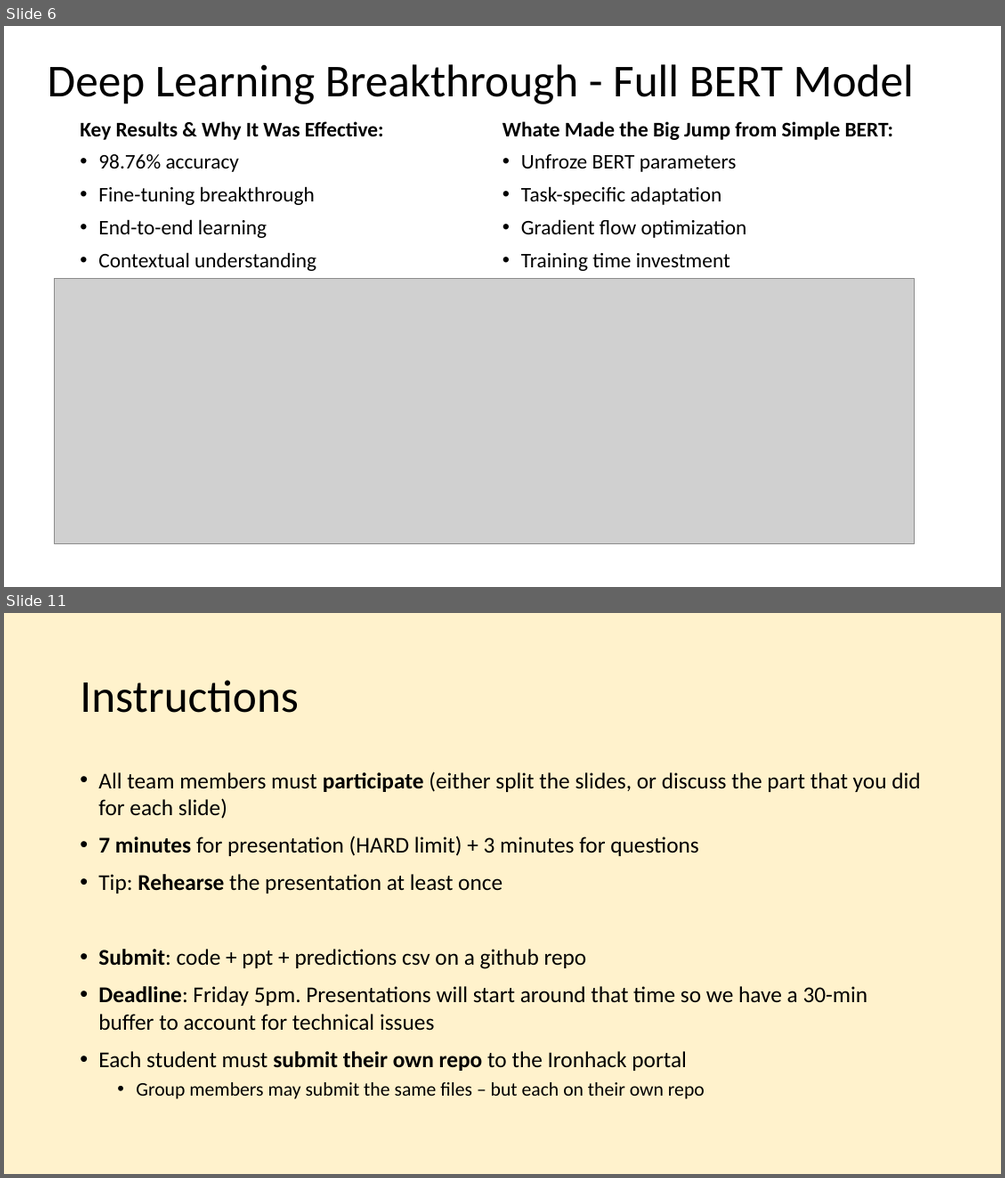
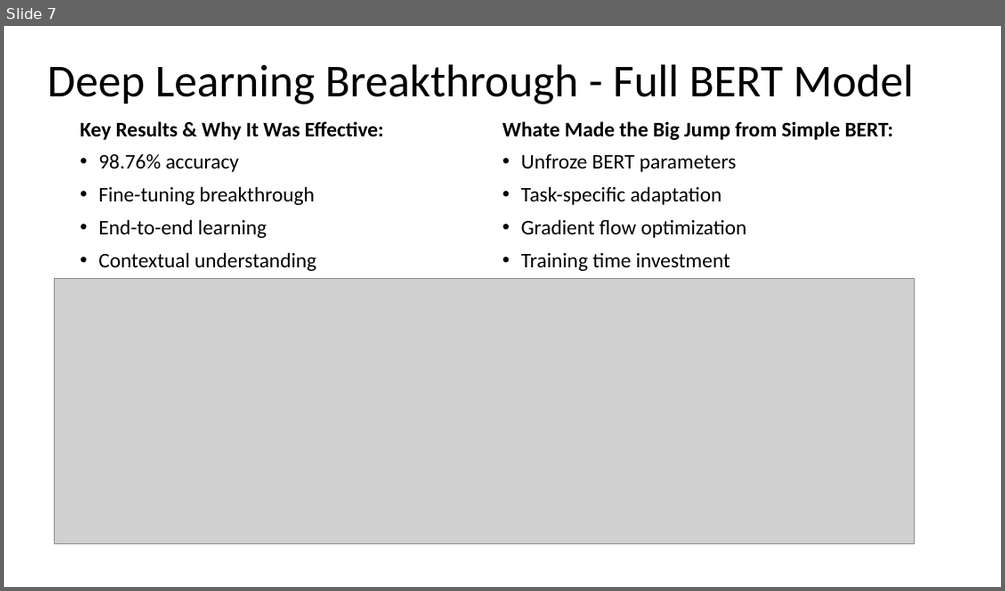
Before and after one commit to JeanDenisD/project-nlp-challenge, a slide deck: g2_presentation.pptx. Shown one above the other, each under a label of ours: slides 6 and 11 before the commit, slide 7 after it; the slides between them are not shown. The pictures are 1005x1178 and 1005x591 pixels, drawn with LibreOffice and Linux fonts; fonts in the diff are those of the drawing; grey boxes stand for pictures. Boxes give left, top, right and bottom in pixels: in the first picture for what was removed or moved away, otherwise in the second. Text is boxed around its words. In the diff, an @@ line names an element or a change of style, - is before the commit and + after.

```diff
--- a/g2_presentation.pptx
+++ b/g2_presentation.pptx
@@ slide 11 removed at box(4, 613, 1001, 1174), background #FFF2CC @@
@@ title removed at box(80, 680, 299, 713) @@
-Instructions
@@ text removed at box(98, 771, 920, 1099) @@
-• All team members must participate (either split the slides, or discuss the part that you did for each slide)
-• 7 minutes for presentation (HARD limit) + 3 minutes for questions
-• Tip: Rehearse the presentation at least once
-• Submit: code + ppt + predictions csv on a github repo
-• Deadline: Friday 5pm. Presentations will start around that time so we have a 30-min buffer to account for technical issues
-• Each student must submit their own repo to the Ironhack portal
-  • Group members may submit the same files – but each on their own repo
@@ what was slide 6 is now slide 7 @@
```
Also in this commit, not shown: 6 slides changed, 1 slide added, 2 other slides removed.
